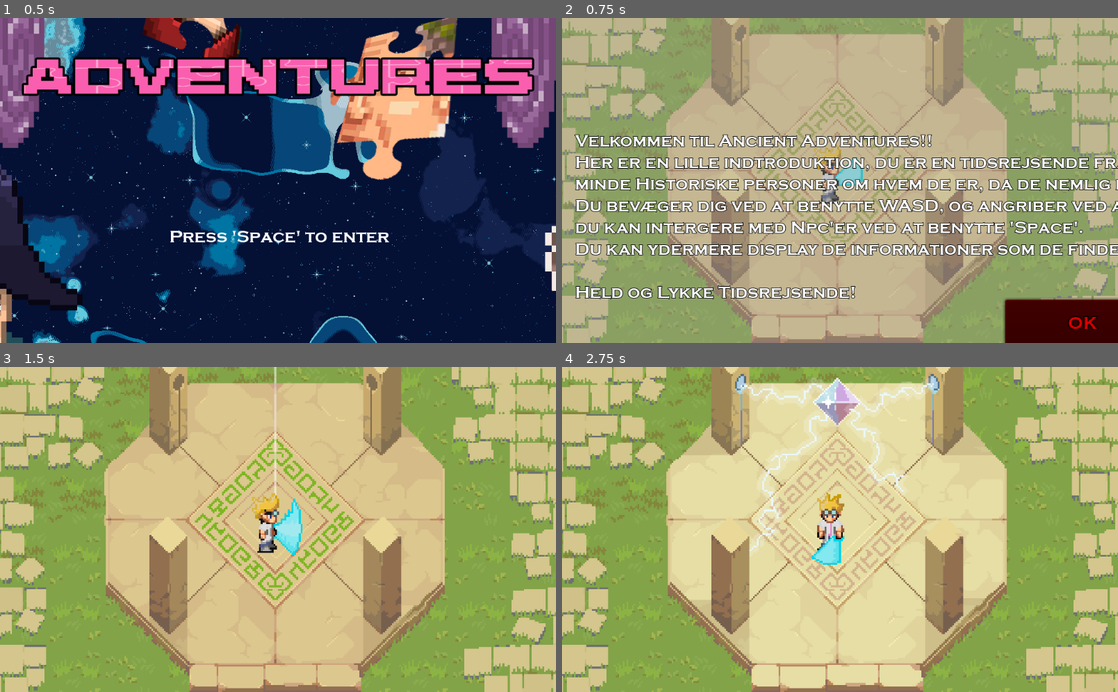
Above: before the commit, frames 1-4 (two rows, left to right).
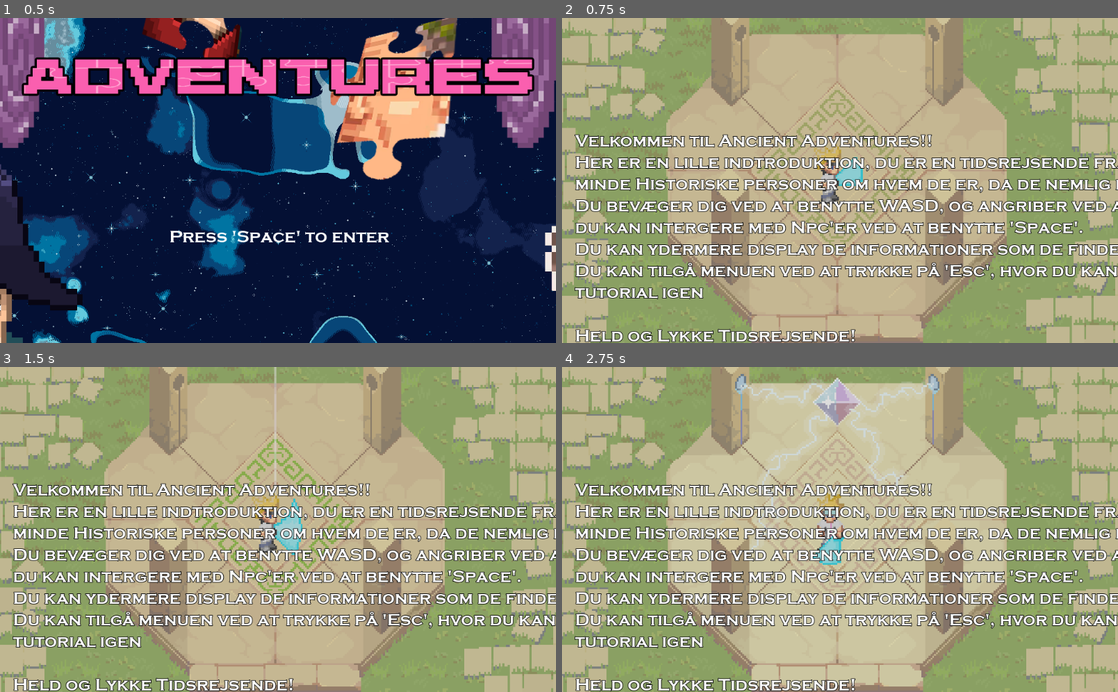
Above: after the commit, the same moments.

Repository: Seb070505/Minieksamensprojekt
Game: Godot game, scene res://Scenes/Startscreen.tscn
Same seed, same stepped clock (60 frames per second), same inputs: the game is played once before the commit and once after it.
Inputs (mouse positions are in pixels of both pictures, inside the frame that each line leads up to):
- Up to frame 1 (0.5 s): no input
- Up to frame 2 (0.75 s): tap Space (Interact) at 0.5 s; hold Right (attack_right) from 0.53 s (still down); hold Space (Interact) from 0.53 s (still down)
- Up to frame 3 (1.5 s): release Right (attack_right) at 1.25 s; release Space (Interact) at 1.25 s; click (522, 672) at 1.25 s, where only the run before the commit has a clickable "OK"
- Up to frame 4 (2.75 s): hold Down (attack_down) from 2.03 s (still down); tap R (hide_information) at 2.1 s

Frame 1 is identical in both runs. In frame 2, 7.7% of the frame differs, in the area x 2-100%, y 75-100%; in frame 3, 50%; in frame 4, 70%, in the area x 0-100%, y 0-100%.

Commit message:
Lille update

Diff:
--- a/Scenes/Lille_tutorial.tscn
+++ b/Scenes/Lille_tutorial.tscn
@@ -37,15 +37,17 @@
 Du bevæger dig ved at benytte WASD, og angriber ved at benytte piletasterne,
 du kan intergere med Npc'er ved at benytte 'Space'.
 Du kan ydermere display de informationer som de finder hen af vejen med 'E' og fjerne dem igen med 'R'.
+Du kan tilgå menuen ved at trykke på 'Esc', hvor du kan vægle at gå tilbage til lobbien, eller se denne
+tutorial igen
 
 Held og Lykke Tidsrejsende!"
 
 [node name="Button" type="Button" parent="."]
 modulate = Color( 1, 0, 0, 1 )
 margin_left = 816.0
-margin_top = 520.0
+margin_top = 609.0
 margin_right = 960.0
-margin_bottom = 563.0
+margin_bottom = 652.0
 rect_scale = Vector2( 2, 2 )
 custom_fonts/font = SubResource( 3 )
 text = "OK"
Not shown, added: index.apple-touch-icon.png.import
Not shown, added: index.icon.png.import
Not shown, added: index.png.import
